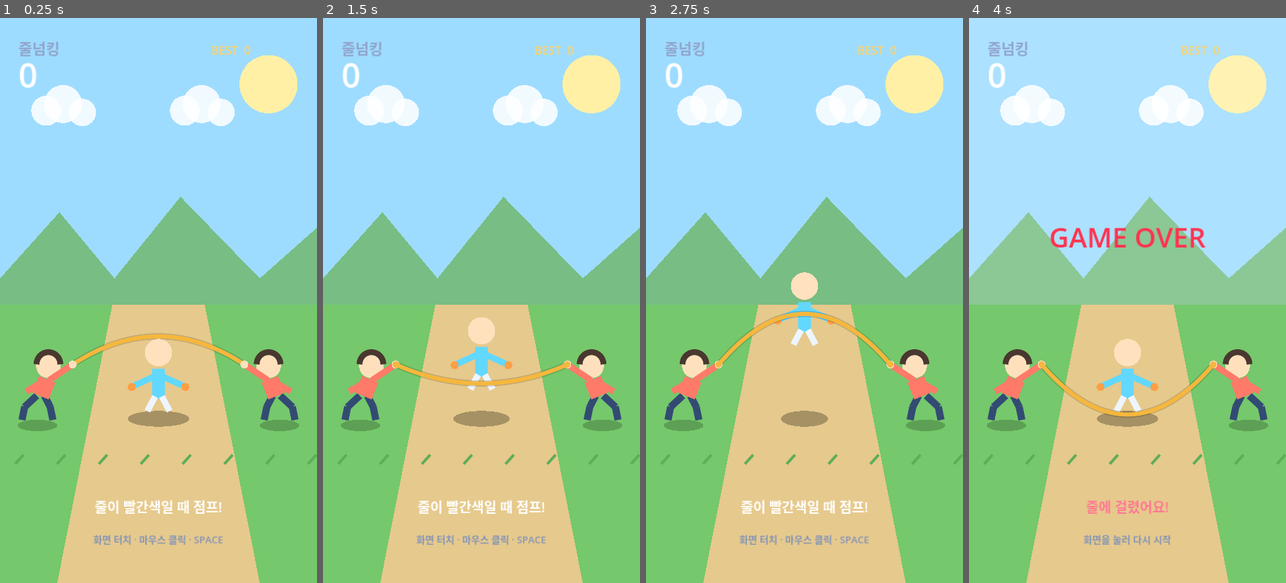
Above: before the commit, frames 1-4 (left to right).
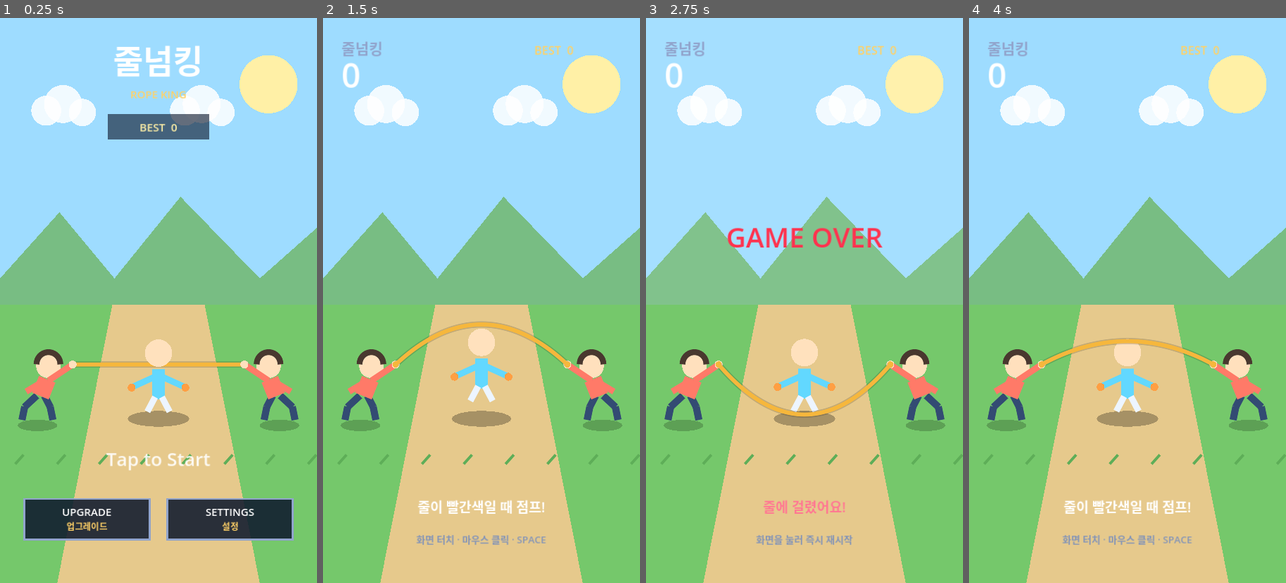
Above: after the commit, the same moments.

Repository: eunchan4490-star/Rope-King
Game: Godot game, scene res://main.tscn
The game is run twice, just before and just after one commit, with the same random seed, the same clock (stepped at 60 frames per second) and the same inputs.
Inputs (mouse positions are in pixels of both pictures, inside the frame that each line leads up to):
- Up to frame 1 (0.25 s): no input
- Up to frame 2 (1.5 s): move the mouse to (551, 272) at 0.52 s; hold Space (jump) 0.53-1.28 s; click (551, 272) at 0.67 s; move the mouse to (418, 328) at 1.27 s; tap Space (jump) at 1.35 s; click (418, 328) at 1.42 s
- Up to frame 3 (2.75 s): tap Space (jump) at 1.52, 1.82 s; move the mouse to (836, 176) at 2.02 s; hold Space (jump) from 2.03 s (still down); click (836, 176) at 2.17 s
- Up to frame 4 (4 s): move the mouse to (1111, 413) at 2.77 s; release Space (jump) at 2.78 s; tap Space (jump) at 2.85, 3.02, 3.32 s; click (1111, 413) at 2.92 s; move the mouse to (1222, 385) at 3.52 s; hold Space (jump) from 3.53 s (still down); click (1222, 385) at 3.67 s

The runs differ from the first frame. In frame 1, 10% of the frame differs, in the area x 6-93%, y 4-94%; in frame 2, 2.1%; in frame 3, 4.8%; in frame 4, 3.1%.

Commit message:
feat: add arcade-style main menu

Diff:
--- a/scripts/main.gd
+++ b/scripts/main.gd
@@ -1,4 +1,6 @@
 extends Node2D
+
+enum GameState { TITLE, PLAYING, GAME_OVER }
 
 const DESIGN_SIZE := Vector2(720.0, 1280.0)
 const PLAYER_X := 360.0
@@ -9,12 +11,15 @@
 const ROPE_SWING_RADIUS := 115.0
 const BASE_ROPE_SPEED := 2.35
 const MAX_ROPE_SPEED := 4.8
+const SPEED_GAIN_PER_SCORE := 0.075
 const ROPE_CROSSING_ANGLE := 1.38
 const JUMP_CUE_SECONDS := 0.34
 const REQUIRED_JUMP_HEIGHT := 36.0
-const CHALLENGE_START_SCORE := 4
+const CHALLENGE_START_SCORE := 10
 const MAX_PATTERN_SPEED := 6.2
 const DEFAULT_PLAYER_SPRITE_PATH := "res://assets/player/player.png"
+const UPGRADE_BUTTON_RECT := Rect2(55.0, 1090.0, 285.0, 92.0)
+const SETTINGS_BUTTON_RECT := Rect2(380.0, 1090.0, 285.0, 92.0)
 
 @export_group("Player Sprite")
 @export var player_sprite: Texture2D
@@ -30,11 +35,12 @@
 var is_jumping := false
 var jump_started_in_cue := false
 var accepting_input := true
-var game_over := false
+var game_state := GameState.TITLE
 var challenge_pattern := 0
 var flash_time := 0.0
-var message := "줄이 빨간색일 때 점프!"
+var message := "화면을 눌러 시작"
 var message_color := Color.WHITE
+var menu_notice := ""
 
 
 func _ready() -> void:
@@ -45,19 +51,19 @@
 
 
 func _process(delta: float) -> void:
-	var previous_rope_angle := rope_angle
-	if not game_over:
+	if game_state == GameState.PLAYING:
+		var previous_rope_angle := rope_angle
 		rope_angle = fposmod(rope_angle + _effective_rope_speed() * delta, TAU)
-	if is_jumping:
-		jump_velocity += 1900.0 * delta
-		jump_height += jump_velocity * delta
-		if jump_height >= 0.0:
-			jump_height = 0.0
-			jump_velocity = 0.0
-			is_jumping = false
-			accepting_input = true
-	if not game_over and _angle_crossed(previous_rope_angle, rope_angle, ROPE_CROSSING_ANGLE):
-		_resolve_rope_crossing()
+		if is_jumping:
+			jump_velocity += 1900.0 * delta
+			jump_height += jump_velocity * delta
+			if jump_height >= 0.0:
+				jump_height = 0.0
+				jump_velocity = 0.0
+				is_jumping = false
+				accepting_input = true
+		if _angle_crossed(previous_rope_angle, rope_angle, ROPE_CROSSING_ANGLE):
+			_resolve_rope_crossing()
 	if flash_time > 0.0:
 		flash_time -= delta
 	queue_redraw()
@@ -65,16 +71,37 @@
 
 func _unhandled_input(event: InputEvent) -> void:
 	var pressed := event.is_action_pressed("jump")
+	var pointer_position := Vector2(-1.0, -1.0)
 	if event is InputEventScreenTouch:
 		pressed = event.pressed
+		pointer_position = event.position
+	elif event is InputEventMouseButton:
+		pointer_position = event.position
 	if pressed:
+		if game_state == GameState.TITLE and pointer_position.x >= 0.0:
+			var design_position := _screen_to_design(pointer_position)
+			if UPGRADE_BUTTON_RECT.has_point(design_position):
+				menu_notice = "업그레이드 메뉴 준비 중"
+				get_viewport().set_input_as_handled()
+				return
+			if SETTINGS_BUTTON_RECT.has_point(design_position):
+				menu_notice = "설정 메뉴 준비 중"
+				get_viewport().set_input_as_handled()
+				return
 		attempt_jump()
 		get_viewport().set_input_as_handled()
 
 
+func _screen_to_design(screen_position: Vector2) -> Vector2:
+	var viewport_size := get_viewport_rect().size
+	var scale_factor := minf(viewport_size.x / DESIGN_SIZE.x, viewport_size.y / DESIGN_SIZE.y)
+	var offset := (viewport_size - DESIGN_SIZE * scale_factor) * 0.5
+	return (screen_position - offset) / scale_factor
+
+
 func attempt_jump() -> void:
-	if game_over:
-		_restart_game()
+	if game_state != GameState.PLAYING:
+		_start_game()
 		return
 	if not accepting_input or is_jumping:
 		return
@@ -89,21 +116,21 @@
 	if jump_started_in_cue and is_jumping and jump_height <= -REQUIRED_JUMP_HEIGHT:
 		score += 1
 		best_score = maxi(best_score, score)
-		rope_speed = minf(BASE_ROPE_SPEED + score * 0.075, MAX_ROPE_SPEED)
+		rope_speed = minf(BASE_ROPE_SPEED + score * SPEED_GAIN_PER_SCORE, MAX_ROPE_SPEED)
 		_update_challenge_pattern()
-		message = "다음 · %s" % _challenge_name() if challenge_pattern > 0 else "좋아요!  +1"
+		message = "좋아요!  +1"
 		message_color = Color("73f7b4")
 		flash_time = 0.22
 		jump_started_in_cue = false
 	else:
-		game_over = true
+		game_state = GameState.GAME_OVER
 		accepting_input = true
 		message = "줄에 걸렸어요!"
 		message_color = Color("ff7892")
 		flash_time = 0.5
 
 
-func _restart_game() -> void:
+func _start_game() -> void:
 	score = 0
 	rope_angle = PI
 	rope_speed = BASE_ROPE_SPEED
@@ -112,8 +139,9 @@
 	is_jumping = false
 	jump_started_in_cue = false
 	accepting_input = true
-	game_over = false
+	game_state = GameState.PLAYING
 	challenge_pattern = 0
+	menu_notice = ""
 	message = "줄이 빨간색일 때 점프!"
 	message_color = Color.WHITE
 
@@ -186,7 +214,7 @@
 
 
 func _is_jump_cue() -> bool:
-	if game_over or rope_speed <= 0.0 or _rope_is_behind():
+	if game_state != GameState.PLAYING or rope_speed <= 0.0 or _rope_is_behind():
 		return false
 	var seconds_until_crossing := fposmod(ROPE_CROSSING_ANGLE - rope_angle, TAU) / rope_speed
 	return seconds_until_crossing <= JUMP_CUE_SECONDS
@@ -215,17 +243,6 @@
 		challenge_pattern = 0
 	else:
 		challenge_pattern = 1 + posmod(score - CHALLENGE_START_SCORE, 3)
-
-
-func _challenge_name() -> String:
-	match challenge_pattern:
-		1:
-			return "엇박자"
-		2:
-			return "급가속"
-		3:
-			return "물결 리듬"
-	return "기본 리듬"
 
 
 func _angle_crossed(previous_angle: float, current_angle: float, target_angle: float) -> bool:
@@ -257,7 +274,8 @@
 
 
 func _draw_player() -> void:
-	var p := Vector2(PLAYER_X, PLAYER_GROUND_Y + jump_height)
+	var idle_bob := sin(Time.get_ticks_msec() * 0.004) * 3.0 if game_state == GameState.TITLE else 0.0
+	var p := Vector2(PLAYER_X, PLAYER_GROUND_Y + jump_height + idle_bob)
 	# Shadow
 	var shadow_scale := clampf(1.0 + jump_height / 650.0, 0.45, 1.0)
 	_draw_shadow_ellipse(Vector2(PLAYER_X, PLAYER_GROUND_Y + 18.0), Vector2(70.0 * shadow_scale, 18.0), Color(0, 0, 0, 0.28))
@@ -301,13 +319,36 @@
 
 func _draw_hud() -> void:
 	var font := ThemeDB.fallback_font
+	if game_state == GameState.TITLE:
+		_draw_main_menu(font)
+		return
 	draw_string(font, Vector2(42, 82), "줄넘킹", HORIZONTAL_ALIGNMENT_LEFT, -1, 34, Color("91a4cc"))
 	draw_string(font, Vector2(42, 158), str(score), HORIZONTAL_ALIGNMENT_LEFT, -1, 76, Color.WHITE)
 	draw_string(font, Vector2(480, 83), "BEST  %d" % best_score, HORIZONTAL_ALIGNMENT_LEFT, -1, 26, Color("ffd166"))
-	if challenge_pattern > 0 and not game_over:
-		draw_string(font, Vector2(0, 225), "패턴 · %s" % _challenge_name(), HORIZONTAL_ALIGNMENT_CENTER, DESIGN_SIZE.x, 27, Color("fff0a6"))
 	draw_string(font, Vector2(0, 1120), message, HORIZONTAL_ALIGNMENT_CENTER, DESIGN_SIZE.x, 31, message_color)
-	var control_text := "화면을 눌러 다시 시작" if game_over else "화면 터치 · 마우스 클릭 · SPACE"
+	var control_text := "화면 터치 · 마우스 클릭 · SPACE"
+	if game_state == GameState.GAME_OVER:
+		control_text = "화면을 눌러 즉시 재시작"
 	draw_string(font, Vector2(0, 1190), control_text, HORIZONTAL_ALIGNMENT_CENTER, DESIGN_SIZE.x, 22, Color("8293b7"))
-	if game_over:
+	if game_state == GameState.GAME_OVER:
 		draw_string(font, Vector2(0, 520), "GAME OVER", HORIZONTAL_ALIGNMENT_CENTER, DESIGN_SIZE.x, 62, Color("ff334f"))
+
+
+func _draw_main_menu(font: Font) -> void:
+	draw_string(font, Vector2(0, 125), "줄넘킹", HORIZONTAL_ALIGNMENT_CENTER, DESIGN_SIZE.x, 74, Color.WHITE)
+	draw_string(font, Vector2(0, 182), "ROPE KING", HORIZONTAL_ALIGNMENT_CENTER, DESIGN_SIZE.x, 24, Color("ffd166"))
+	draw_rect(Rect2(245.0, 218.0, 230.0, 58.0), Color(0.05, 0.09, 0.17, 0.62), true)
+	draw_string(font, Vector2(245.0, 257.0), "BEST  %d" % best_score, HORIZONTAL_ALIGNMENT_CENTER, 230.0, 25, Color("fff0a6"))
+	var pulse_alpha := 0.72 + 0.28 * sin(Time.get_ticks_msec() * 0.006)
+	draw_string(font, Vector2(0, 1015), "Tap to Start", HORIZONTAL_ALIGNMENT_CENTER, DESIGN_SIZE.x, 42, Color(1.0, 1.0, 1.0, pulse_alpha))
+	_draw_menu_button(font, UPGRADE_BUTTON_RECT, "UPGRADE", "업그레이드")
+	_draw_menu_button(font, SETTINGS_BUTTON_RECT, "SETTINGS", "설정")
+	if not menu_notice.is_empty():
+		draw_string(font, Vector2(0, 1065), menu_notice, HORIZONTAL_ALIGNMENT_CENTER, DESIGN_SIZE.x, 22, Color("ffd166"))
+
+
+func _draw_menu_button(font: Font, rect: Rect2, title: String, subtitle: String) -> void:
+	draw_rect(rect, Color(0.06, 0.10, 0.18, 0.88), true)
+	draw_rect(rect, Color("91a4cc"), false, 4.0)
+	draw_string(font, Vector2(rect.position.x, rect.position.y + 38.0), title, HORIZONTAL_ALIGNMENT_CENTER, rect.size.x, 24, Color.WHITE)
+	draw_string(font, Vector2(rect.position.x, rect.position.y + 70.0), subtitle, HORIZONTAL_ALIGNMENT_CENTER, rect.size.x, 20, Color("ffd166"))
Not shown, changed: README.md
